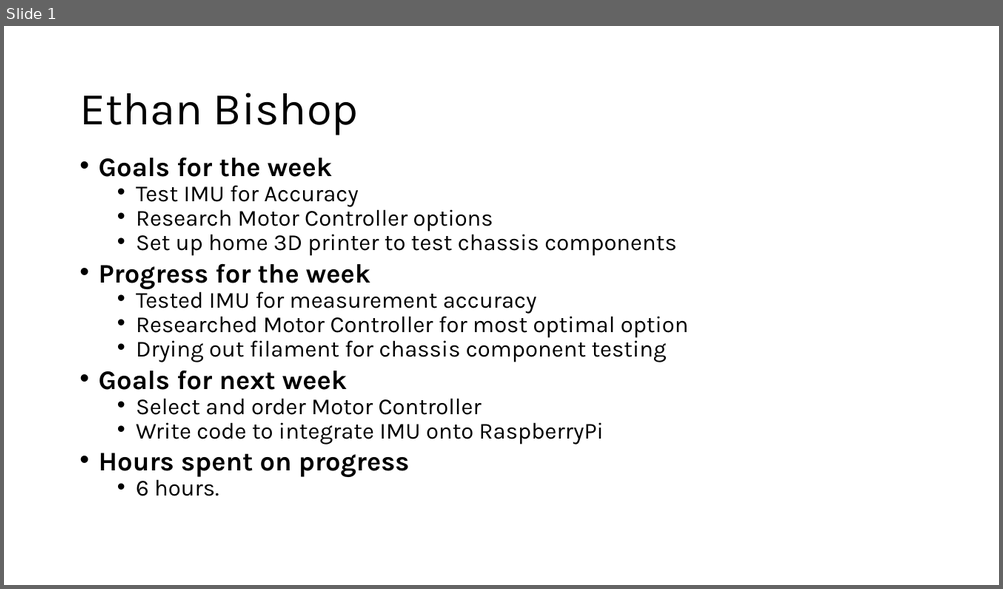
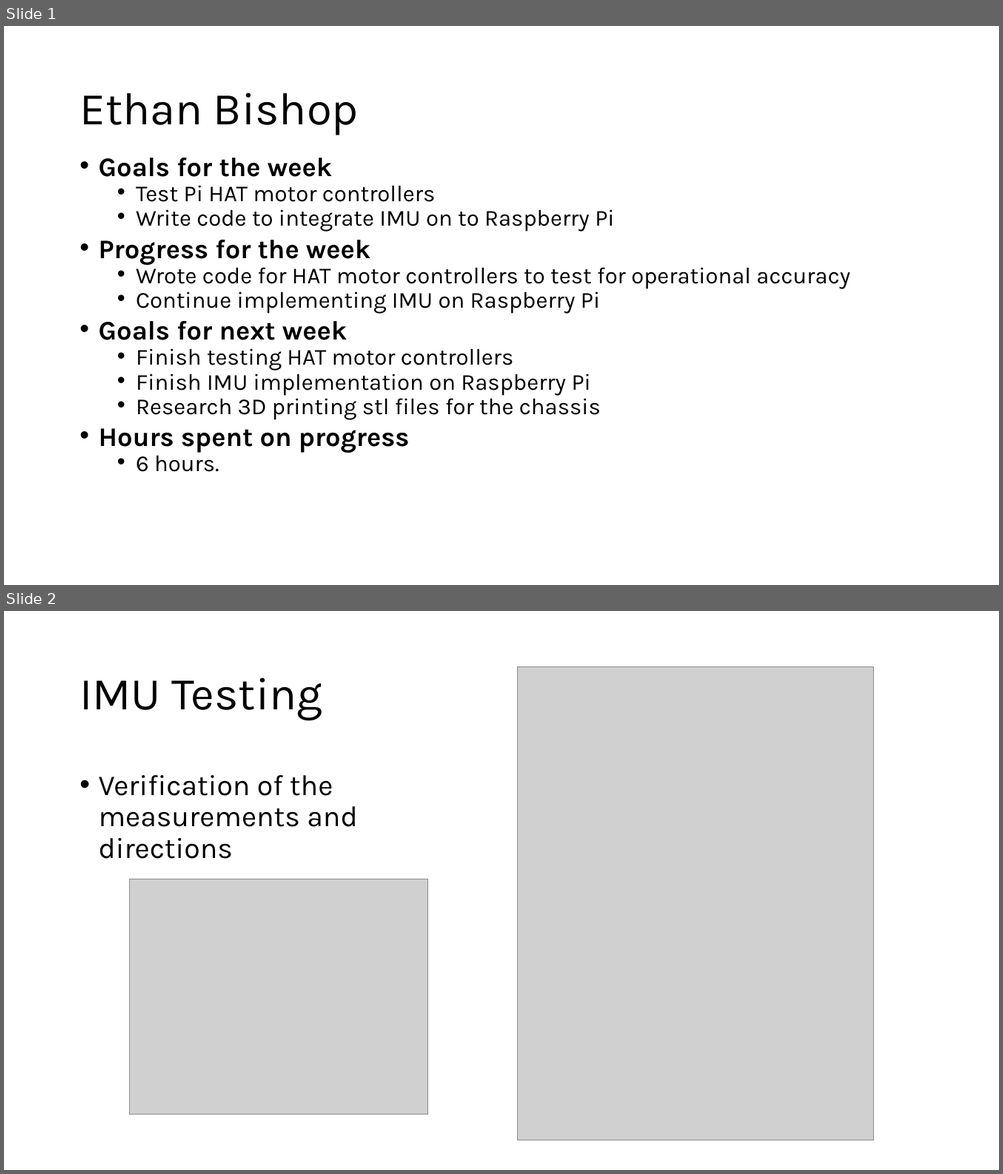
Before and after one commit to EthanWellsSr/Self-Driving-RC-Car, a slide deck: Weekly Reports/slides/3-ethan-bishop.pptx. Shown one above the other, each under a label of ours: slide 1 before the commit, slides 1 and 2 after it. The pictures are 1003x589 and 1003x1174 pixels, drawn with LibreOffice and Linux fonts; fonts in the diff are those of the drawing; grey boxes stand for pictures. Boxes give left, top, right and bottom in pixels: in the first picture for what was removed or moved away, otherwise in the second. Text is boxed around its words. In the diff, an @@ line names an element or a change of style, - is before the commit and + after.

```diff
--- a/Weekly Reports/slides/3-ethan-bishop.pptx
+++ b/Weekly Reports/slides/3-ethan-bishop.pptx
@@ slide 2 added at box(4, 611, 999, 1170), background #FFFFFF @@
@@ picture added at box(518, 667, 874, 1141) @@
@@ title added at box(79, 678, 323, 721), 44 pt, text #000000 @@
+IMU Testing
@@ text added at box(99, 775, 357, 859), 28 pt, text #000000 @@
+• Verification of the measurements and directions
@@ picture added at box(129, 880, 427, 1116) @@
@@ slide 1 changed as well @@
@@ text at box(136, 185, 614, 232): text changed @@
-  • Test IMU for Accuracy
-  • Research Motor Controller options
-  • Set up home 3D printer to test chassis components
+  • Test Pi HAT motor controllers
+  • Write code to integrate IMU on to Raspberry Pi
@@ text at box(136, 263, 850, 313): text changed @@
-  • Tested IMU for measurement accuracy
-  • Researched Motor Controller for most optimal option
-  • Drying out filament for chassis component testing
+  • Wrote code for HAT motor controllers to test for operational accuracy
+  • Continue implementing IMU on Raspberry Pi
@@ text at box(136, 349, 600, 420): text changed @@
-  • Select and order Motor Controller
-  • Write code to integrate IMU onto RaspberryPi
+  • Finish testing HAT motor controllers
+  • Finish IMU implementation on Raspberry Pi
+  • Research 3D printing stl files for the chassis
```
Also in this commit, not shown: 1 other slide added.
